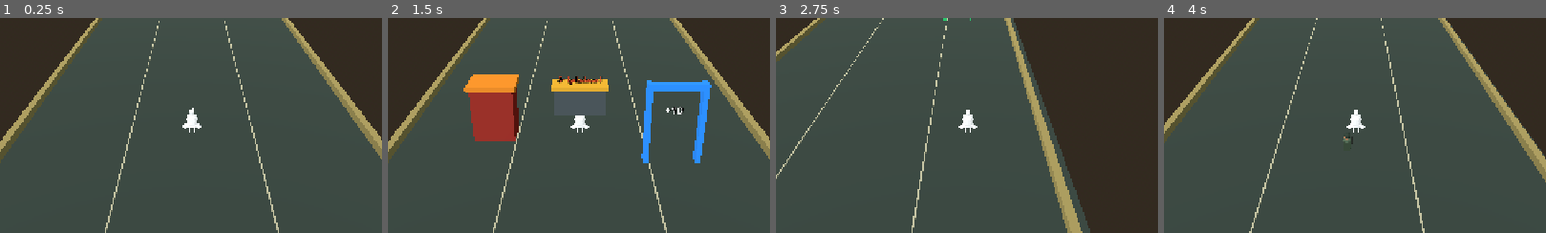
Above: before the commit, frames 1-4 (left to right).
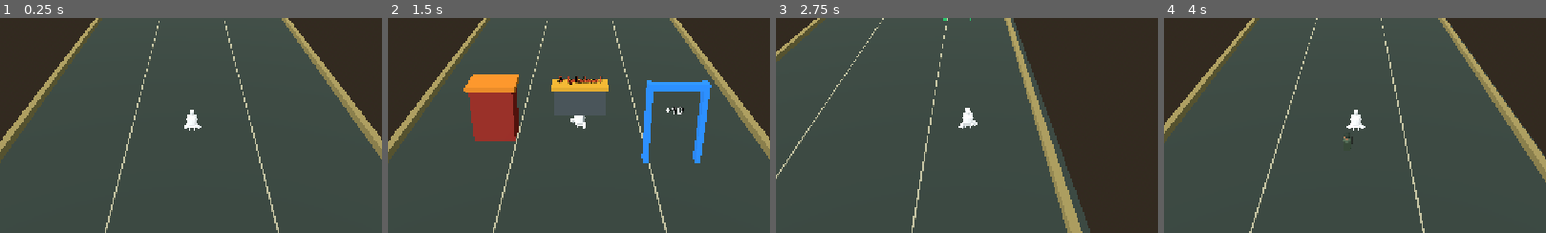
Above: after the commit, the same moments.

Repository: alshwqazf70-svg/last-command-android
Game: Godot game, scene res://scenes/convoy_run.tscn
The game is run twice, just before and just after one commit, with the same random seed, the same clock (stepped at 60 frames per second) and the same inputs. This scene is started directly instead of the project's main scene.
Inputs (mouse positions are % of the whole screen's width and height, from its top left):
- Up to frame 1 (0.25 s): no input
- Up to frame 2 (1.5 s): click "BOOST" at 0.5 s; tap Enter (ui_accept) at 1.25 s; move the mouse to (72, 45) at 1.27 s; hold Right (ui_right) from 1.28 s (still down); click (72, 45) at 1.42 s
- Up to frame 3 (2.75 s): tap Enter (ui_accept) at 1.52 s; release Right (ui_right) at 2 s; drag from (30, 55) to (45, 70) at 2.02 s
- Up to frame 4 (4 s): move the mouse to (60, 28) at 2.77 s; hold Right (ui_right) 2.78-3.5 s; drag from (45, 70) to (20, 35) at 3.52 s
The pictures show only the part of the screen within x 25-75%, y 50-100%; the shares and areas given below are measured in that part.

The runs differ from the first frame. In frame 1, less than 0.1% of the frame differs, in the area x 47-53%, y 41-54%; in frame 2, 0.1%; in frame 3, 0.1%, in the area x 48-53%, y 41-54%; in frame 4, less than 0.1%.

Commit message:
Play imported soldier sprint animation during convoy run

Diff:
--- a/project/scripts/convoy_run.gd
+++ b/project/scripts/convoy_run.gd
@@ -27,6 +27,8 @@
 var segments: Array[Node3D] = []
 var soldiers: Array[MeshInstance3D] = []
 var soldier_model_scene: PackedScene
+var soldier_animator: AnimationPlayer
+var active_soldier_animation := ""
 var player_root: Node3D
 var camera: Camera3D
 var hud: CanvasLayer
@@ -57,6 +59,7 @@
 	if game_over:
 		return
 	run_time += delta
+	_play_soldier_animation("sprint")
 	feedback_cooldown = maxf(0.0, feedback_cooldown - delta)
 	run_distance += RUN_SPEED * delta
 	boost_timer = maxf(0.0, boost_timer - delta)
@@ -128,12 +131,27 @@
 			instance.name = "AnimatedSquadLeader"
 			instance.scale = Vector3.ONE * 0.9
 			instance.position = Vector3.ZERO
-			var animator := instance.find_child("AnimationPlayer", true, false) as AnimationPlayer
-			if animator != null and animator.has_animation("idle"):
-				animator.play("idle")
+			soldier_animator = instance.find_child("AnimationPlayer", true, false) as AnimationPlayer
+			_play_soldier_animation("idle")
 			return instance
 	push_warning("Soldier GLB could not be loaded; using procedural fallback.")
 	return _make_soldier(Color(0.22, 0.34, 0.27), 1.0)
+
+func _play_soldier_animation(preferred_name: String) -> void:
+	if soldier_animator == null:
+		return
+	var selected := ""
+	for animation_name in soldier_animator.get_animation_list():
+		var short_name := String(animation_name).get_file()
+		if short_name == preferred_name or String(animation_name) == preferred_name:
+			selected = String(animation_name)
+			break
+	if selected.is_empty():
+		return
+	if active_soldier_animation == selected and soldier_animator.is_playing():
+		return
+	soldier_animator.play(selected)
+	active_soldier_animation = selected
 
 func _make_soldier(tint: Color, scale_value: float) -> MeshInstance3D:
 	var body := MeshInstance3D.new()
